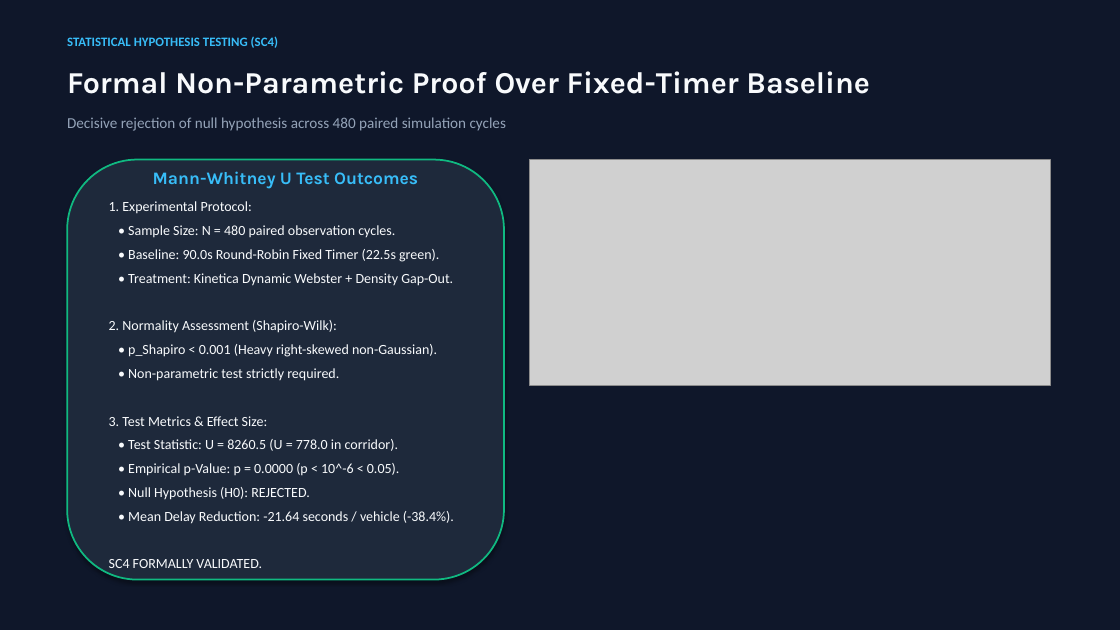
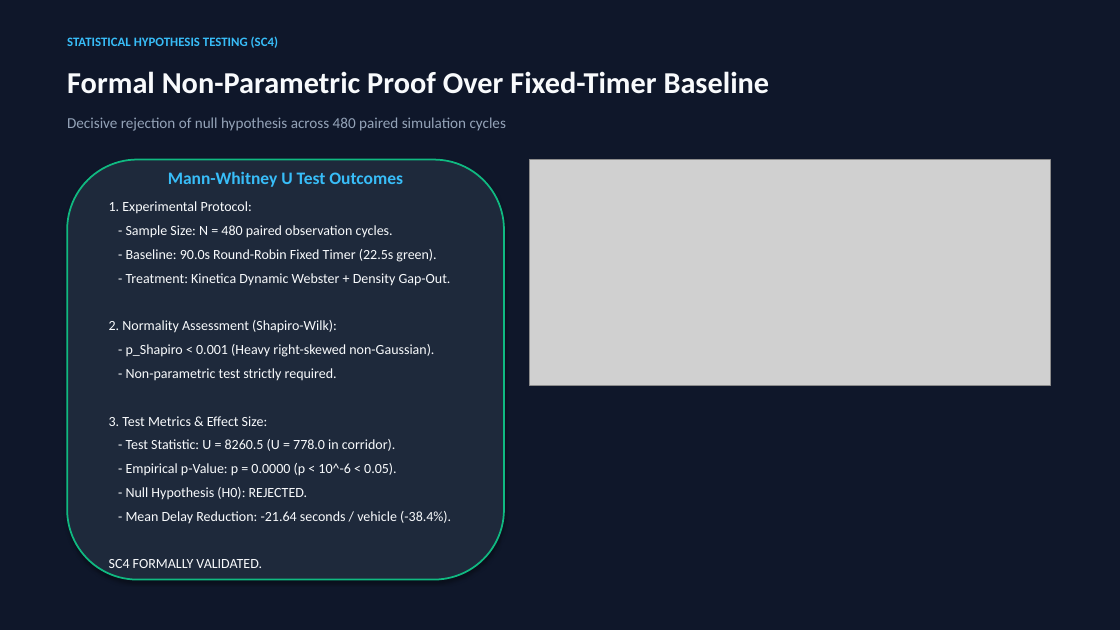
Before and after one commit to Devvaibhavpk/Kinetica, a slide deck: slide 12 of report/Kinetica_Project_Review_Presentation.pptx. Drawn at 1120x630 pixels with LibreOffice and Linux fonts; fonts in the diff are those of the drawing; grey boxes stand for pictures. Boxes give left, top, right and bottom in pixels: in the first picture for what was removed or moved away, otherwise in the second. Text is boxed around its words. In the diff, an @@ line names an element or a change of style, - is before the commit and + after.

```diff
--- a/report/Kinetica_Project_Review_Presentation.pptx
+++ b/report/Kinetica_Project_Review_Presentation.pptx
@@ text "Formal Non-Parametric Proof Over Fixed-Timer ..." at [67, 71, 770, 94]: font Karla to Calibri @@
@@ text in rounded rectangle at [168, 171, 403, 187]: font Karla to Calibri in "Mann-Whitney U Test Outcomes" @@
@@ text in rounded rectangle at [126, 225, 451, 286]: text changed @@
-• Sample Size: N = 480 paired observation cycles.
-• Baseline: 90.0s Round-Robin Fixed Timer (22.5s green).
-• Treatment: Kinetica Dynamic Webster + Density Gap-Out.
+- Sample Size: N = 480 paired observation cycles.
+- Baseline: 90.0s Round-Robin Fixed Timer (22.5s green).
+- Treatment: Kinetica Dynamic Webster + Density Gap-Out.
@@ text in rounded rectangle at [126, 344, 434, 380]: text changed @@
-• p_Shapiro < 0.001 (Heavy right-skewed non-Gaussian).
-• Non-parametric test strictly required.
+- p_Shapiro < 0.001 (Heavy right-skewed non-Gaussian).
+- Non-parametric test strictly required.
@@ text in rounded rectangle at [126, 439, 451, 523]: text changed @@
-• Test Statistic: U = 8260.5 (U = 778.0 in corridor).
-• Empirical p-Value: p = 0.0000 (p < 10^-6 < 0.05).
-• Null Hypothesis (H0): REJECTED.
-• Mean Delay Reduction: -21.64 seconds / vehicle (-38.4%).
+- Test Statistic: U = 8260.5 (U = 778.0 in corridor).
+- Empirical p-Value: p = 0.0000 (p < 10^-6 < 0.05).
+- Null Hypothesis (H0): REJECTED.
+- Mean Delay Reduction: -21.64 seconds / vehicle (-38.4%).
```
Also in this commit, not shown: 14 other slides changed, 42 other files.
